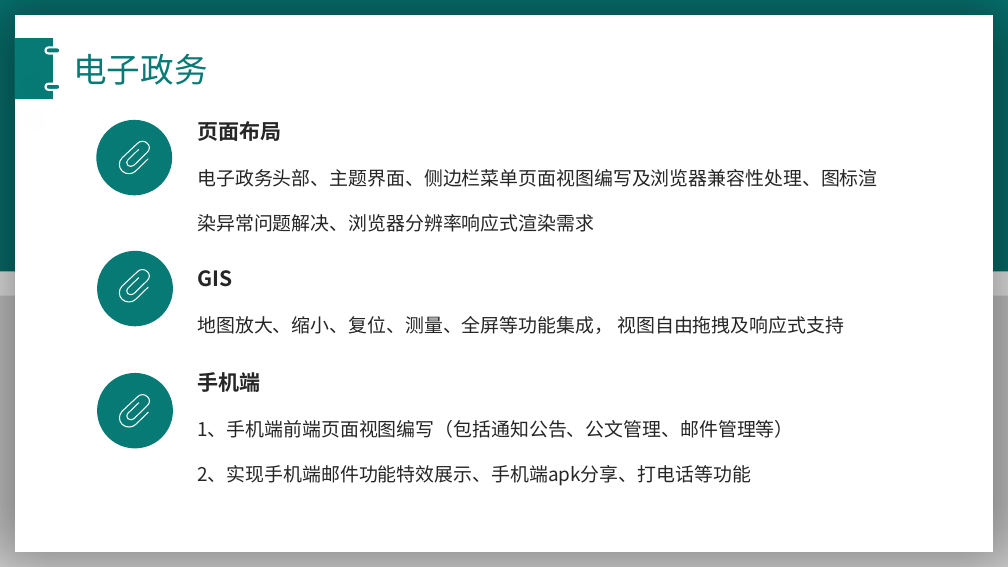
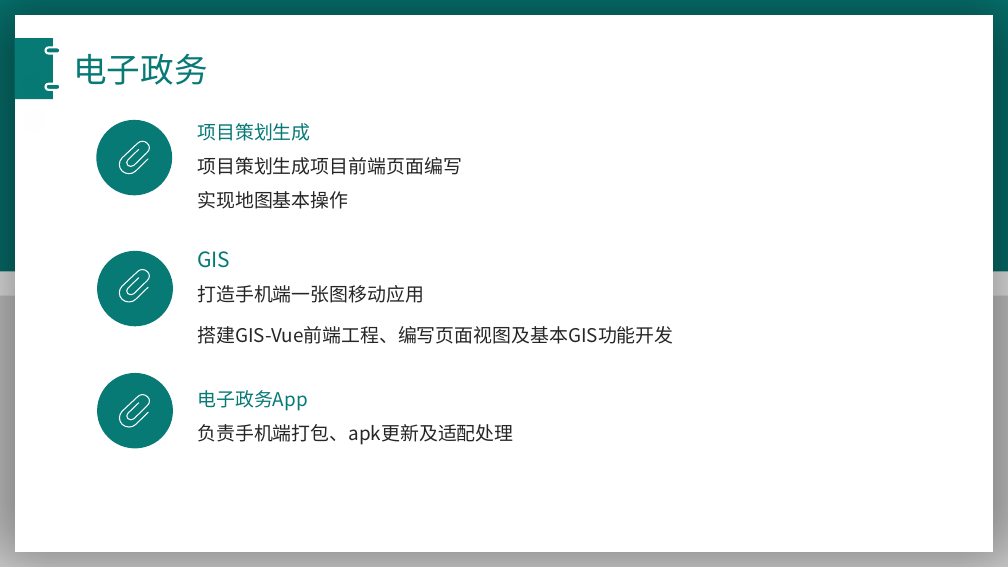
Before and after one commit to wellsmitch/accountpassword, a slide deck: slide 4 of 宋玉彬-年终述职报告-最终 - 副本.pptx. Drawn at 1008x567 pixels with LibreOffice and Linux fonts; fonts in the diff are those of the drawing. Boxes give left, top, right and bottom in pixels: in the first picture for what was removed or moved away, otherwise in the second. Text is boxed around its words. In the diff, an @@ line names an element or a change of style, - is before the commit and + after.

```diff
--- a/宋玉彬-年终述职报告-最终 - 副本.pptx
+++ b/宋玉彬-年终述职报告-最终 - 副本.pptx
@@ text at (197, 123, 462, 209): text changed @@
-页面布局
-电子政务头部、主题界面、侧边栏菜单页面视图编写及浏览器兼容性处理、图标渲染异常问题解决、浏览器分辨率响应式渲染需求
+项目策划生成
+项目策划生成项目前端页面编写
+实现地图基本操作
@@ text "GIS": place and size @@
-text "GIS" at (197, 270, 844, 334)
+text "GIS" at (197, 251, 673, 344)
@@ text at (197, 251, 230, 268): text colour #262626 to #077A76, bold off in "GIS"; line spacing 2 to 1.5 @@
@@ text at (197, 285, 673, 344): text changed @@
-地图放大、缩小、复位、测量、全屏等功能集成， 视图自由拖拽及响应式支持
+打造手机端一张图移动应用
+搭建GIS-Vue前端工程、编写页面视图及基本GIS功能开发
@@ text at (197, 390, 513, 445): text changed @@
-手机端
-1、手机端前端页面视图编写（包括通知公告、公文管理、邮件管理等）
-2、实现手机端邮件功能特效展示、手机端apk分享、打电话等功能
+电子政务App
+负责手机端打包、apk更新及适配处理
```
Also in this commit, not shown: 13 other slides changed, 3 slides added, 2 slides removed, 2 other files.
